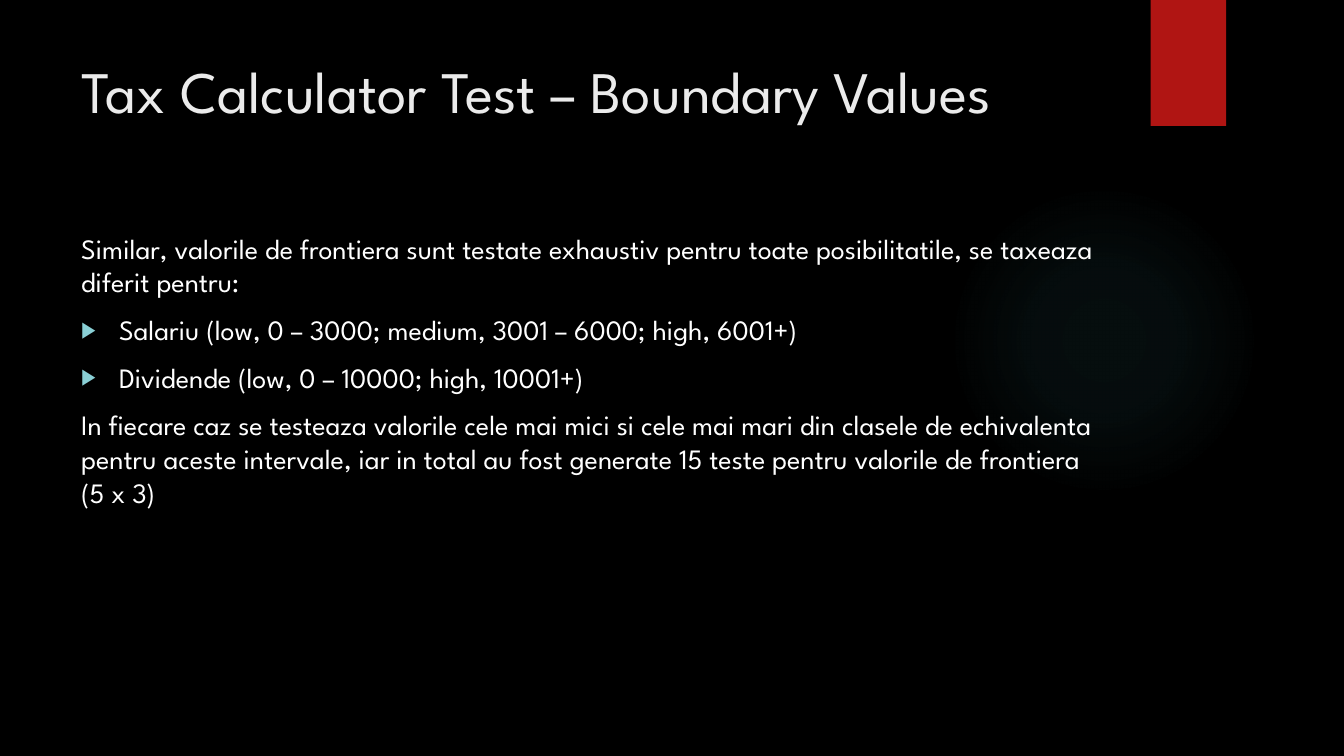
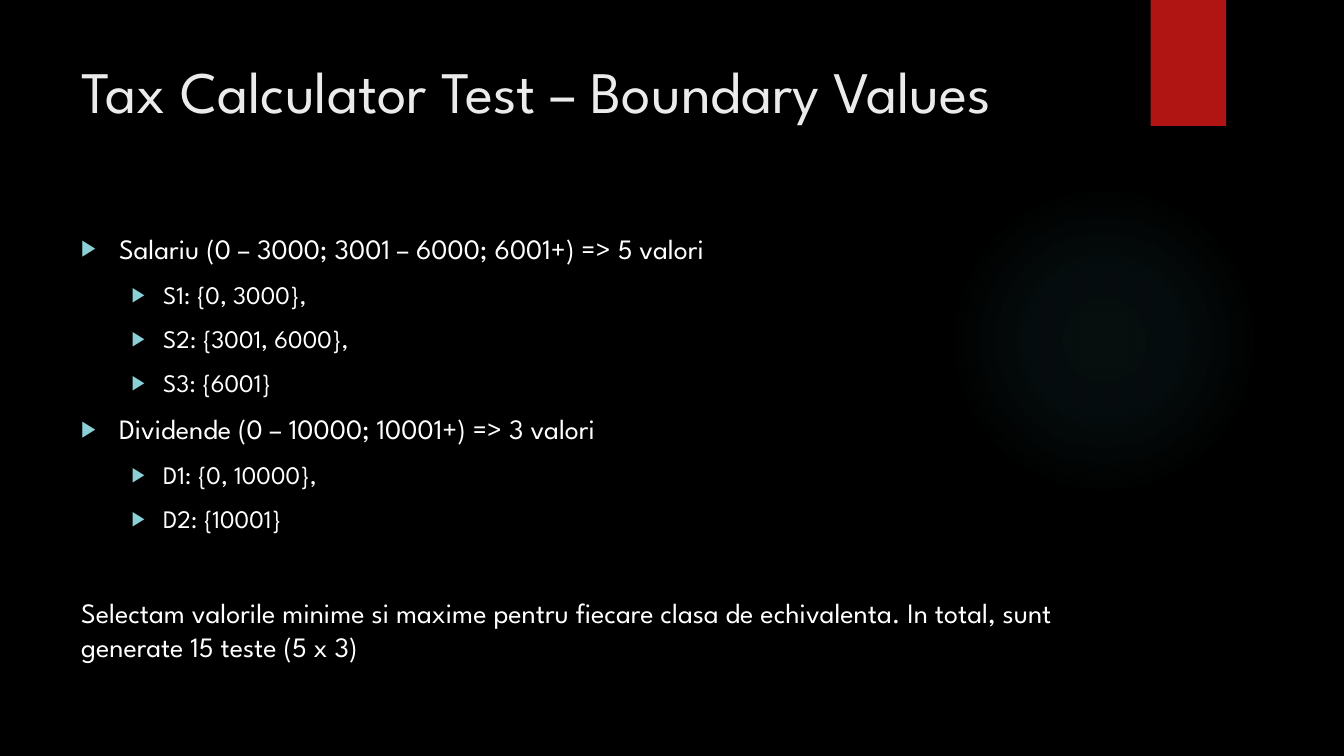
Before and after one commit to LiciuStefan/TSS, a slide deck: slide 8 of Testare_Unitara_Java.pptx. Drawn at 1344x756 pixels with LibreOffice and Linux fonts; fonts in the diff are those of the drawing; background and template pictures are left out. Boxes give left, top, right and bottom in pixels: in the first picture for what was removed or moved away, otherwise in the second. Text is boxed around its words. In the diff, an @@ line names an element or a change of style, - is before the commit and + after.

Commit message:
added AI report in presentation, fixed some spelling issues

```diff
--- a/Testare_Unitara_Java.pptx
+++ b/Testare_Unitara_Java.pptx
@@ text at (81, 239, 1052, 663): text changed @@
-Similar, valorile de frontiera sunt testate exhaustiv pentru toate posibilitatile, se taxeaza diferit pentru:
-▶ Salariu (low, 0 – 3000; medium, 3001 – 6000; high, 6001+)
-▶ Dividende (low, 0 – 10000; high, 10001+)
-In fiecare caz se testeaza valorile cele mai mici si cele mai mari din clasele de echivalenta pentru aceste intervale, iar in total au fost generate 15 teste pentru valorile de frontiera (5 x 3)
+▶ Salariu (0 – 3000; 3001 – 6000; 6001+) => 5 valori
+  ▶ S1: {0, 3000},
+  ▶ S2: {3001, 6000},
+  ▶ S3: {6001}
+▶ Dividende (0 – 10000; 10001+) => 3 valori
+  ▶ D1: {0, 10000},
+  ▶ D2: {10001}
+Selectam valorile minime si maxime pentru fiecare clasa de echivalenta. In total, sunt generate 15 teste (5 x 3)
```
Also in this commit, not shown: 4 other slides changed, 2 slides added, 1 slide removed, 2 other files.
